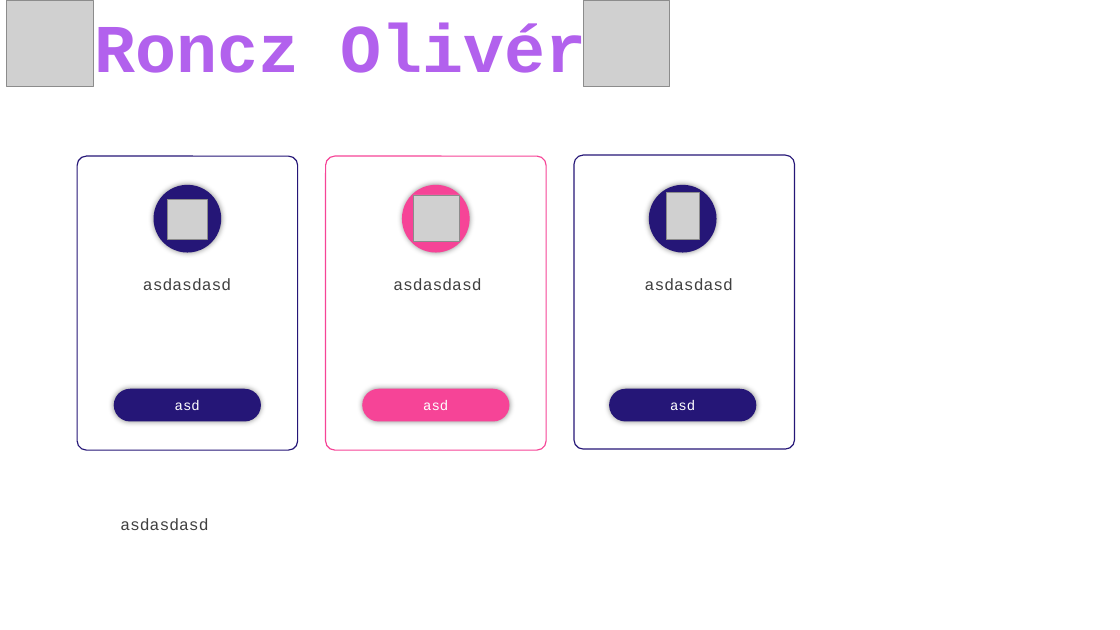
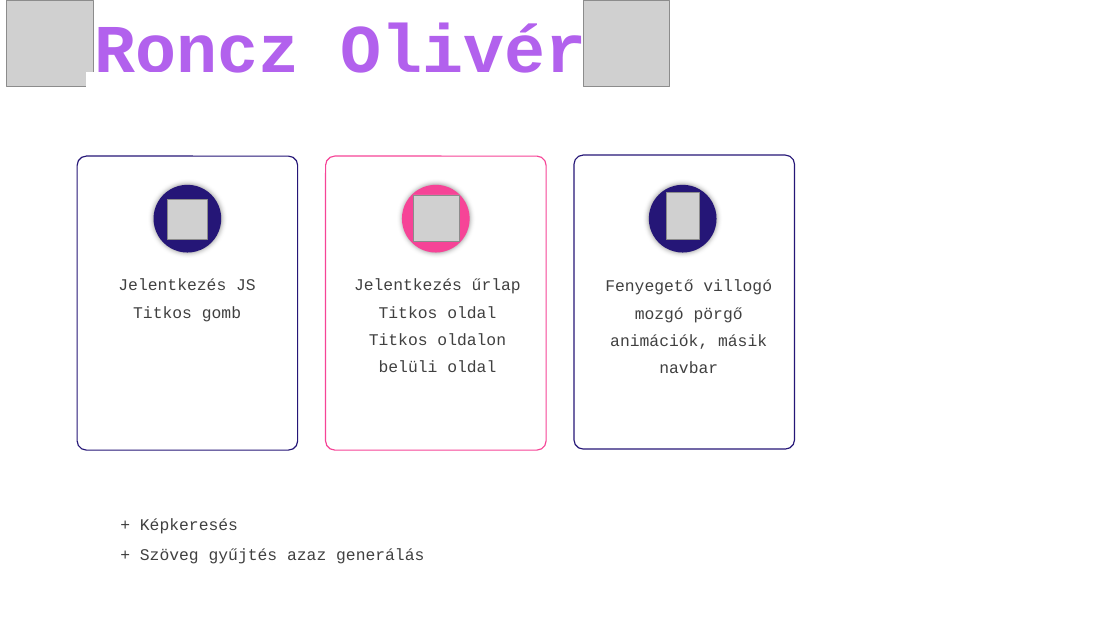
Before and after one commit to Kiss-Martin/lilakod-project, a slide deck: slide 3 of Ppt azaz PowerPoint prezi prezentáció/A Lilaköd-Projekt.pptx. Drawn at 1120x630 pixels with LibreOffice and Linux fonts; fonts in the diff are those of the drawing; grey boxes stand for pictures. Boxes give left, top, right and bottom in pixels: in the first picture for what was removed or moved away, otherwise in the second. Text is boxed around its words. In the diff, an @@ line names an element or a change of style, - is before the commit and + after.

Commit message:
jelentkezés design ppt kész #6 #16 #17 #18

```diff
--- a/Ppt azaz PowerPoint prezi prezentáció/A Lilaköd-Projekt.pptx
+++ b/Ppt azaz PowerPoint prezi prezentáció/A Lilaköd-Projekt.pptx
@@ rectangle added at (87, 72, 166, 117), fill #FFFFFF, outline #FFFFFF 1 pt @@
@@ text at (118, 278, 256, 322): text changed @@
-asdasdasd
+Jelentkezés JS
+Titkos gomb
@@ text at (354, 278, 521, 372): text changed @@
-asdasdasd
+Jelentkezés űrlap
+Titkos oldal
+Titkos oldalon belüli oldal
@@ text at (605, 279, 772, 373): text changed @@
-asdasdasd
+Fenyegető villogó mozgó pörgő animációk, másik navbar
@@ group removed at (113, 389, 756, 422): 3 rounded rectangles, 3 texts @@
-asd
-asd
-asd
@@ text removed at (120, 518, 208, 530) @@
-asdasdasd
@@ text added at (140, 518, 424, 564), 14 pt, text #404040 @@
++ Képkeresés
++ Szöveg gyűjtés azaz generálás
```
Also in this commit, not shown: 2 other slides changed, 3 other files.
